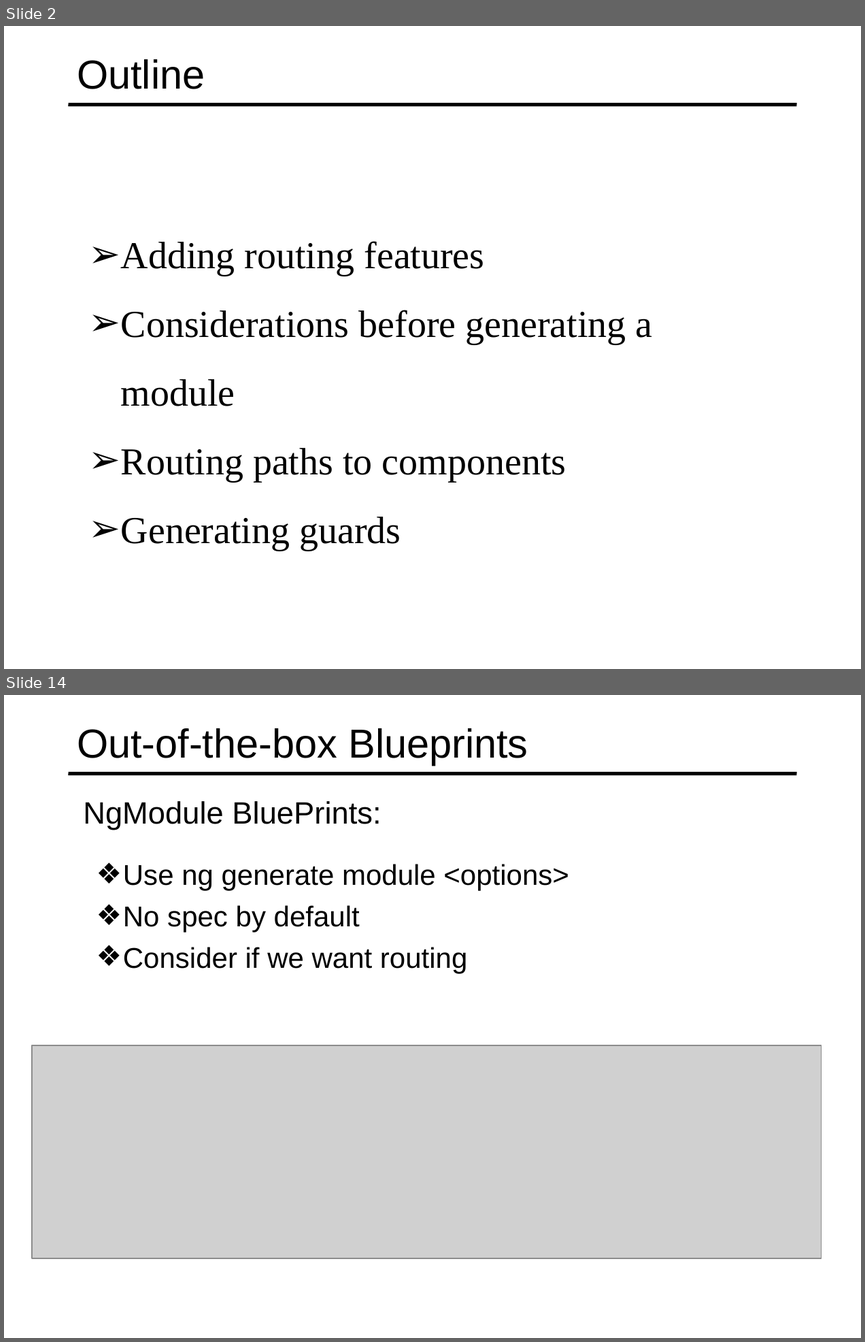
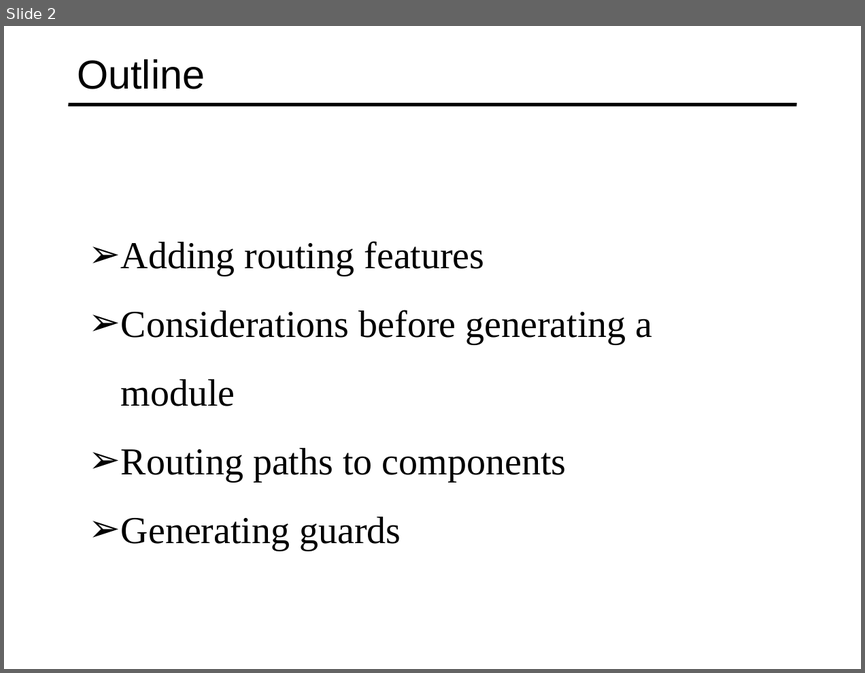
Before and after one commit to specter01wj/Jago_Link_Training, a slide deck: Angular/Angular7/Angular CLI/5.Generating Routing Features/L5_Generating Routing Features.ppt. Shown one above the other, each under a label of ours: slides 2 and 14 before the commit, slide 2 after it; the slides between them are not shown. The pictures are 865x1342 and 865x673 pixels, drawn with LibreOffice and Linux fonts; fonts in the diff are those of the drawing; grey boxes stand for pictures. Boxes give left, top, right and bottom in pixels: in the first picture for what was removed or moved away, otherwise in the second. Text is boxed around its words. In the diff, an @@ line names an element or a change of style, - is before the commit and + after.

```diff
--- a/Angular/Angular7/Angular CLI/5.Generating Routing Features/L5_Generating Routing Features.ppt
+++ b/Angular/Angular7/Angular CLI/5.Generating Routing Features/L5_Generating Routing Features.ppt
@@ slide 14 removed at (4, 695, 861, 1338), background #FFFFFF; not listed: 1 template element that a slide beside it also shows @@
@@ title removed at (77, 728, 528, 764) @@
-Out-of-the-box Blueprints
@@ text removed at (83, 801, 381, 830) @@
-  NgModule BluePrints:
@@ text removed at (123, 864, 568, 973) @@
-  ❖ Use ng generate module <options>
-  ❖ No spec by default
-  ❖ Consider if we want routing
@@ picture removed at (31, 1045, 821, 1259) @@
```
Also in this commit, not shown: 2 slides changed, 3 slides added, 11 other slides removed, 5 other files.
